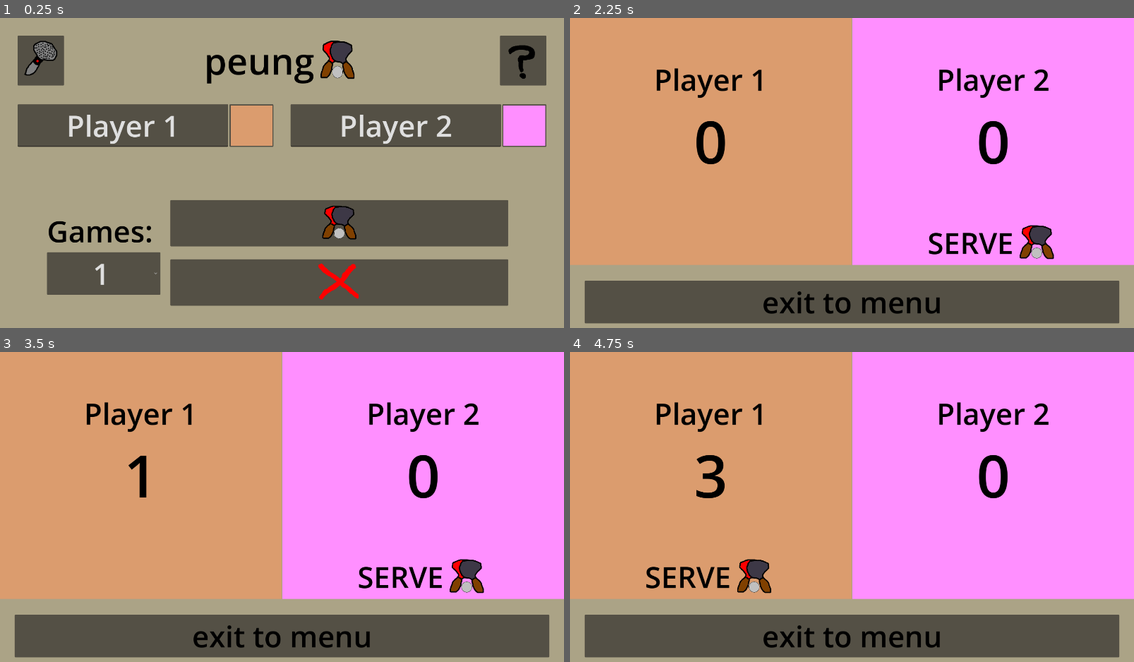
Above: before the commit, frames 1-4 (two rows, left to right).
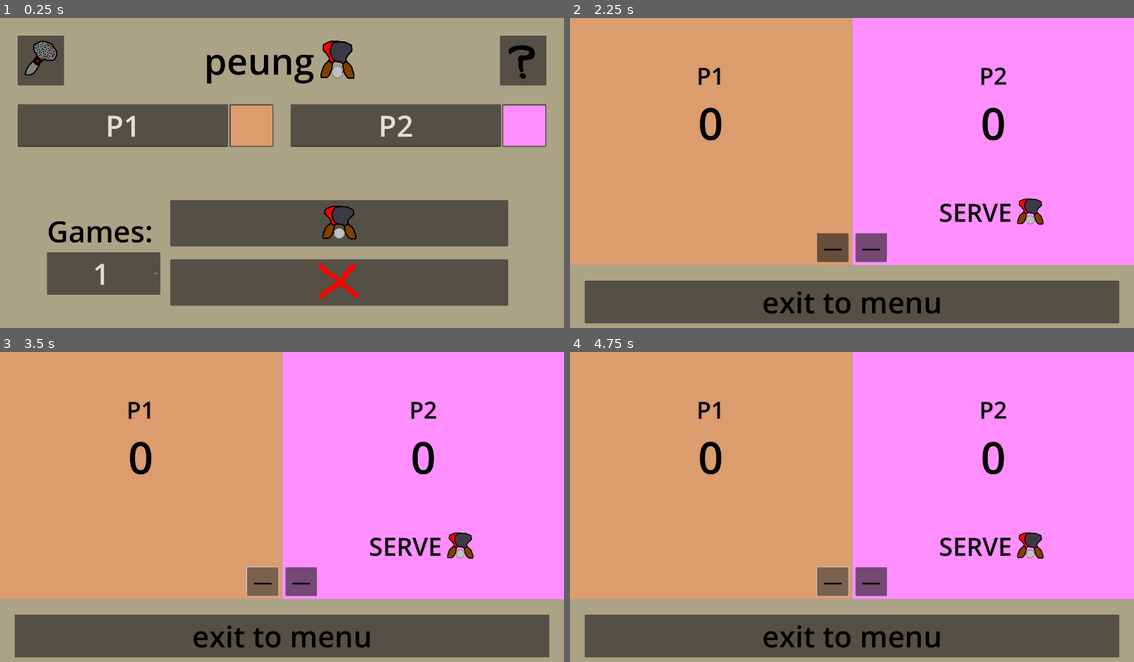
Above: after the commit, the same moments.

Repository: yusufmte/peung-app
Game: Godot game, scene res://scenes/menu.tscn
The game is run twice, just before and just after one commit, with the same random seed, the same clock (stepped at 60 frames per second) and the same inputs.
Inputs (mouse positions are in pixels of both pictures, inside the frame that each line leads up to):
- Up to frame 1 (0.25 s): no input
- Up to frame 2 (2.25 s): click (1094, 61) at 0.5 s; click "return to menu" at 1.25 s; click (908, 222) at 2 s
- Up to frame 3 (3.5 s): click (265, 581) at 2.75 s, where only the run after the commit has a clickable "—"
- Up to frame 4 (4.75 s): click (835, 581) at 3.5 s, where only the run after the commit has a clickable "—"; click (835, 581) at 4.25 s, where only the run after the commit has a clickable "—"

The runs differ from the first frame. In frame 1, 1.2% of the frame differs, in the area x 12-80%, y 31-41%; in frame 2, 4.9%, in the area x 15-86%, y 15-79%; in frame 3, 4.8%; in frame 4, 4.9%.

Commit message:
address #25 - replace right click with minus button to confiscate points

Diff:
--- a/scenes/help.tscn
+++ b/scenes/help.tscn
@@ -66,10 +66,8 @@
 theme_override_font_sizes/mono_font_size = 45
 theme_override_font_sizes/normal_font_size = 45
 theme_override_font_sizes/bold_font_size = 45
-text = "• Type player names, select number of games, then start match.
-• TAP on a player's side of the screen to award a point. HOLD to rescind a point that was awarded in error.
-• Serve switches after every two points.
-• Game ends after a player scores at least 11 points with a 2-point lead.
+text = "• Tap on a player's side of the screen to award a point. Tap the \"—\" button to rescind a point that was awarded in error.
+• Serve switches after every two points. Game ends after a player scores at least 11 points with a 2-point lead.
 • If there is >1 game, the match score will display in the top center.
 • By default, text-to-speech will be used for audio. Any audio file generated this way can then be overwritten with a recording using the audio manager."
 fit_content = true
--- a/scenes/match.tscn
+++ b/scenes/match.tscn
@@ -70,14 +70,14 @@
 [node name="Name" type="Label" parent="ColorRect/MarginContainer/VBoxContainer/HBoxContainer/P1ColorRect/P1MarginContainer/P1VBox"]
 layout_mode = 2
 theme_override_colors/font_color = Color(0, 0, 0, 1)
-theme_override_font_sizes/font_size = 100
-text = "Player 1"
+theme_override_font_sizes/font_size = 80
+text = "P1"
 horizontal_alignment = 1
 
 [node name="GameScore" type="Label" parent="ColorRect/MarginContainer/VBoxContainer/HBoxContainer/P1ColorRect/P1MarginContainer/P1VBox"]
 layout_mode = 2
 theme_override_colors/font_color = Color(0, 0, 0, 1)
-theme_override_font_sizes/font_size = 200
+theme_override_font_sizes/font_size = 150
 text = "0"
 horizontal_alignment = 1
 
@@ -93,13 +93,38 @@
 [node name="ServeLabel" type="Label" parent="ColorRect/MarginContainer/VBoxContainer/HBoxContainer/P1ColorRect/P1MarginContainer/P1VBox/ServeMarker"]
 layout_mode = 2
 theme_override_colors/font_color = Color(0, 0, 0, 1)
-theme_override_font_sizes/font_size = 100
+theme_override_font_sizes/font_size = 85
 text = "SERVE"
 horizontal_alignment = 1
 
 [node name="ServeIcon" type="TextureRect" parent="ColorRect/MarginContainer/VBoxContainer/HBoxContainer/P1ColorRect/P1MarginContainer/P1VBox/ServeMarker"]
 layout_mode = 2
 texture = ExtResource("1_t0cgm")
+expand_mode = 2
+
+[node name="ControlsHBox" type="HBoxContainer" parent="ColorRect/MarginContainer/VBoxContainer/HBoxContainer/P1ColorRect/P1MarginContainer/P1VBox"]
+layout_mode = 2
+
+[node name="RemovePointButtonMargin" type="MarginContainer" parent="ColorRect/MarginContainer/VBoxContainer/HBoxContainer/P1ColorRect/P1MarginContainer/P1VBox/ControlsHBox"]
+layout_mode = 2
+size_flags_horizontal = 10
+theme_override_constants/margin_left = 10
+theme_override_constants/margin_top = 10
+theme_override_constants/margin_right = 10
+theme_override_constants/margin_bottom = 10
+
+[node name="RemovePointButton" type="Button" parent="ColorRect/MarginContainer/VBoxContainer/HBoxContainer/P1ColorRect/P1MarginContainer/P1VBox/ControlsHBox/RemovePointButtonMargin"]
+layout_mode = 2
+size_flags_horizontal = 2
+theme_override_colors/font_disabled_color = Color(0, 0, 0, 1)
+theme_override_colors/font_hover_pressed_color = Color(0, 0, 0, 1)
+theme_override_colors/font_hover_color = Color(0, 0, 0, 1)
+theme_override_colors/font_outline_color = Color(0, 0, 0, 1)
+theme_override_colors/font_color = Color(0, 0, 0, 1)
+theme_override_colors/font_focus_color = Color(0, 0, 0, 1)
+theme_override_colors/font_pressed_color = Color(0, 0, 0, 1)
+theme_override_font_sizes/font_size = 65
+text = " — "
 
 [node name="P2ColorRect" type="ColorRect" parent="ColorRect/MarginContainer/VBoxContainer/HBoxContainer"]
 layout_mode = 2
@@ -135,14 +160,14 @@
 [node name="Name" type="Label" parent="ColorRect/MarginContainer/VBoxContainer/HBoxContainer/P2ColorRect/P2MarginContainer/P2VBox"]
 layout_mode = 2
 theme_override_colors/font_color = Color(0, 0, 0, 1)
-theme_override_font_sizes/font_size = 100
-text = "Player 2"
+theme_override_font_sizes/font_size = 80
+text = "P2"
 horizontal_alignment = 1
 
 [node name="GameScore" type="Label" parent="ColorRect/MarginContainer/VBoxContainer/HBoxContainer/P2ColorRect/P2MarginContainer/P2VBox"]
 layout_mode = 2
 theme_override_colors/font_color = Color(0, 0, 0, 1)
-theme_override_font_sizes/font_size = 200
+theme_override_font_sizes/font_size = 150
 text = "0"
 horizontal_alignment = 1
 
@@ -158,13 +183,37 @@
 [node name="ServeLabel" type="Label" parent="ColorRect/MarginContainer/VBoxContainer/HBoxContainer/P2ColorRect/P2MarginContainer/P2VBox/ServeMarker"]
 layout_mode = 2
 theme_override_colors/font_color = Color(0, 0, 0, 1)
-theme_override_font_sizes/font_size = 100
+theme_override_font_sizes/font_size = 85
 text = "SERVE"
 horizontal_alignment = 1
 
 [node name="ServeIcon" type="TextureRect" parent="ColorRect/MarginContainer/VBoxContainer/HBoxContainer/P2ColorRect/P2MarginContainer/P2VBox/ServeMarker"]
 layout_mode = 2
 texture = ExtResource("1_t0cgm")
+expand_mode = 2
+
+[node name="ControlsHBox" type="HBoxContainer" parent="ColorRect/MarginContainer/VBoxContainer/HBoxContainer/P2ColorRect/P2MarginContainer/P2VBox"]
+layout_mode = 2
+
+[node name="RemovePointButtonMargin" type="MarginContainer" parent="ColorRect/MarginContainer/VBoxContainer/HBoxContainer/P2ColorRect/P2MarginContainer/P2VBox/ControlsHBox"]
+layout_mode = 2
+theme_override_constants/margin_left = 10
+theme_override_constants/margin_top = 10
+theme_override_constants/margin_right = 10
+theme_override_constants/margin_bottom = 10
+
+[node name="RemovePointButton" type="Button" parent="ColorRect/MarginContainer/VBoxContainer/HBoxContainer/P2ColorRect/P2MarginContainer/P2VBox/ControlsHBox/RemovePointButtonMargin"]
+layout_mode = 2
+size_flags_horizontal = 2
+theme_override_colors/font_disabled_color = Color(0, 0, 0, 1)
+theme_override_colors/font_hover_pressed_color = Color(0, 0, 0, 1)
+theme_override_colors/font_hover_color = Color(0, 0, 0, 1)
+theme_override_colors/font_outline_color = Color(0, 0, 0, 1)
+theme_override_colors/font_color = Color(0, 0, 0, 1)
+theme_override_colors/font_focus_color = Color(0, 0, 0, 1)
+theme_override_colors/font_pressed_color = Color(0, 0, 0, 1)
+theme_override_font_sizes/font_size = 65
+text = " — "
 
 [node name="ReturnButtonMargin" type="MarginContainer" parent="ColorRect/MarginContainer/VBoxContainer"]
 layout_mode = 2
--- a/scenes/menu.tscn
+++ b/scenes/menu.tscn
@@ -102,7 +102,7 @@
 layout_mode = 2
 size_flags_horizontal = 3
 theme_override_font_sizes/font_size = 100
-text = "Player 1"
+text = "P1"
 alignment = 1
 max_length = 10
 keep_editing_on_text_submit = true
@@ -125,7 +125,7 @@
 layout_mode = 2
 size_flags_horizontal = 3
 theme_override_font_sizes/font_size = 100
-text = "Player 2"
+text = "P2"
 alignment = 1
 max_length = 10
 
--- a/scripts/global.gd
+++ b/scripts/global.gd
@@ -1,10 +1,10 @@
 extends Node
 
 
-var p1_name = "Player 1"
+var p1_name = "P1"
 var MUSHROOM_COLOR : Color = Color(0.86,0.61,0.43,1.00)
 var p1_color = MUSHROOM_COLOR
-var p2_name = "Player 2"
+var p2_name = "P2"
 var TARO_COLOR : Color = Color(1.00,0.56,1.00,1.00)
 var p2_color = TARO_COLOR
 var num_games_index = 0
--- a/scripts/match.gd
+++ b/scripts/match.gd
@@ -11,6 +11,7 @@
 var match_score = [0,0]
 var game_score_label = []
 var game_score = [0,0]
+var remove_point_button = []
 var name_label = []
 var player_rect = []
 var match_ongoing = true
@@ -56,12 +57,24 @@
 	player_rect[0].color = Global.p1_color
 	player_rect[1].color = Global.p2_color
 
+	remove_point_button.append($ColorRect/MarginContainer/VBoxContainer/HBoxContainer/P1ColorRect/P1MarginContainer/P1VBox/ControlsHBox/RemovePointButtonMargin/RemovePointButton)
+	remove_point_button.append($ColorRect/MarginContainer/VBoxContainer/HBoxContainer/P2ColorRect/P2MarginContainer/P2VBox/ControlsHBox/RemovePointButtonMargin/RemovePointButton)
+	for i in [0,1]:
+		remove_point_button[i].pressed.connect(confiscate_point.bind(player_rect[i]))
+
 	for i in [0,1]:
 		if player_rect[i].color.v < 0.5:
 			serve_label[i].add_theme_color_override("font_color", Color.WHITE)
 			match_score_label[i].add_theme_color_override("font_color", Color.WHITE)
 			game_score_label[i].add_theme_color_override("font_color", Color.WHITE)
 			name_label[i].add_theme_color_override("font_color", Color.WHITE)
+			remove_point_button[i].add_theme_color_override("font_color", Color.WHITE)
+			remove_point_button[i].add_theme_color_override("font_disabled_color", Color.WHITE)
+			remove_point_button[i].add_theme_color_override("font_hover_pressed_color", Color.WHITE)
+			remove_point_button[i].add_theme_color_override("font_hover_color", Color.WHITE)
+			remove_point_button[i].add_theme_color_override("font_outline_color", Color.WHITE)
+			remove_point_button[i].add_theme_color_override("font_focus_color", Color.WHITE)
+			remove_point_button[i].add_theme_color_override("font_pressed_color", Color.WHITE)
 
 	if Global.num_games == 1:
 		for label in match_score_label:
@@ -95,13 +108,12 @@
 	if not event is InputEventMouseButton:
 		return
 
-	if event.is_pressed() and one_game_of_multiple_win_screen:
+	if event.is_pressed():
+		if one_game_of_multiple_win_screen:
 			one_game_of_multiple_win_screen = false
 			reset_game()
-	elif event.is_released() and event.is_action_released("primary"):
-		award_point(get_player_rect_at_pos(event.position))
-	elif event.is_pressed() and event.is_action_pressed("secondary"):
-		confiscate_point(get_player_rect_at_pos(event.position))
+		else:
+			award_point(get_player_rect_at_pos(event.position))
 
 # Gets player 1 or player 2 color rect node that contains the position, if any
 func get_player_rect_at_pos(pos : Vector2):
